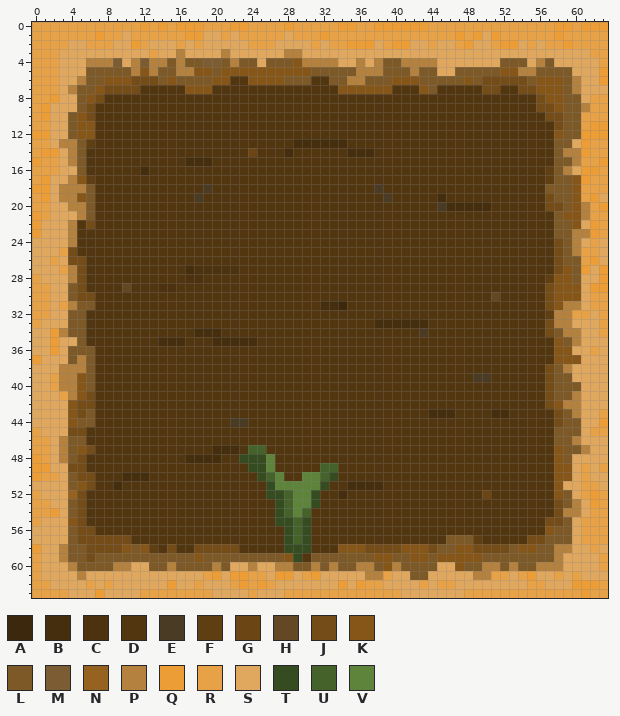
File history of a pixel-art sprite, src/main/resources/static/css/images/cropImages/6969/0.png. The first picture shows the starting point.
The file is 64x64 pixels. Colours within 5 levels of each other are drawn and written as one.
Palette (. is transparent): A #3c280c  B #452e0d  C #4c320f  D #523610  E #4a3b25  F #5f3e12  G #6b4514  H #644825  J #744c18  K #865618  L #7e5928  M #7c5c32  N #96621f  P #b5813e  Q #ec9d35  R #e7a146  S #e0a85f  T #354c20  U #45622b  V #5d843a
Pixels before (only the part around the change), first column x 16:
36 DDDDDDDDDDDDDDDDDDDDDDDDDDDDDDD
37 DDDDDDDDDDDDDDDDDDDDDDDDDDDDDDD
38 DDDDDDDDDDDDDDDDDDDDDDDDDDDDDDD
39 DDDDDDDDDDDDDDDDDDDDDDDDDDDDDDD
40 DDDDDDDDDDDDDDDDDDDDDDDDDDDDDDD
41 DDDDDDDDDDDDDDDDDDDDDDDDDDDDDDD
42 DDDDDDDDDDDDDDDDDDDDDDDDDDDDDDD
43 DDDDDDDDDDDDDDDDDDDDDDDDDDDDBBB
44 DDDDDDEEDDDDDDDDDDDDDDDDDDDDDDD
45 DDDDDDDDDDDDDDDDDDDDDDDDDDDDDDD
46 DDDDDDDDDDDDDDDDDDDDDDDDDDDDDDD
47 DDDDBBBDUUDDDDDDDDDDDDDDDDDDDDD
48 DBBBBDDTTTVDDDDDDDDDDDDDDDDDDDD
49 DDDDDDDDTTVDDDDDUUDDDDDDDDDDDDD
50 DDDDDDDDDTUVDDVVUTDDDDDDDDDDDDD
51 DDDDDDDDDDTVVVVVTDDBBBBDDDDDDDD
52 DDDDDDDDDDTTUVVTDDBDDDDDDDDDDDD
53 DDDDDDDDDDDTUVVTDDDDDDDDDDDDDDD
54 DDDDDDDDDDDTUVUDDDDDDDDDDDDDDDD
55 DDDDDDDDDDDTTUTDDDDDDDDDDDDDDDD
56 DDDDDDDDDDDDTUTDDDDDDDDDDDDDDDD
57 DDDDDDDDDDDDTUTDDDDDDDDDDDDDDDL
58 DDJJJJJDDDDDTTTDDDKKKJJJJKKKJLL
59 LLKLLLLLLLLLKTDLLLLLLLKKLLKKLKK
60 LLLLPLSSPSSPPLLPLPLLPPLKPLLLLSS
61 SSSRQSQQRRSQQSRQSSSSSPPRSSLLSSS
62 SSRSSSRQRQRSSSSSSSQSQRRSSSSRSRR
63 RRRRSSSSRSSSRRRRRRRRRRRRRSSSSSS
And afterwards:
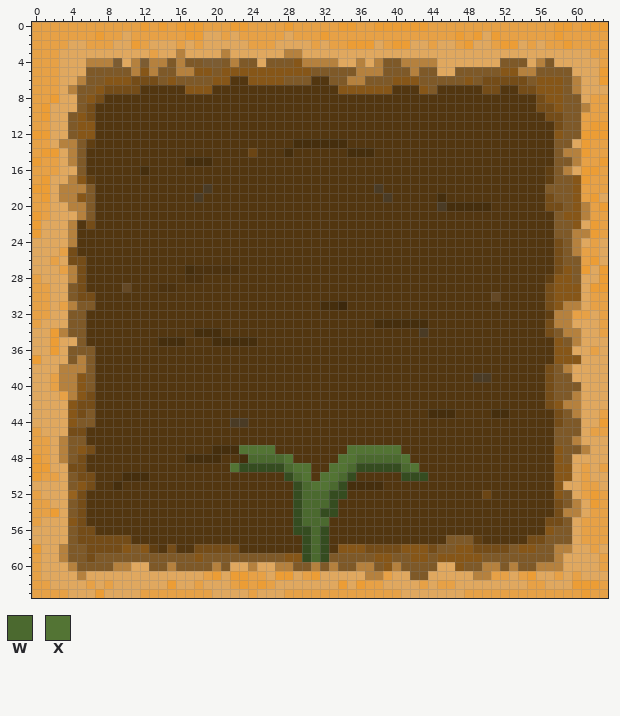
Colours new in this view: W #4b692f  X #537434
The exact change:
The author changed colour T to colour B in row 48 at x 23.
The author changed colour T to colour D in row 50 at x 25; in row 51 at x 26; in row 52 at x 26 to 27; in rows 53 to 54 at x 27; in row 55 at x 27 to 28; in rows 56 to 57 at x 28.
The author changed colour T to colour D in row 58 at x 28 to 29.
The author changed colour U to colour D in row 49 at x 32; in row 50 at x 26; in rows 52 to 54 at x 28; in row 57 at x 29.
The author changed colour V to colour D in row 50 at x 27 and 31; in row 51 at x 27 to 28.
The author changed colour T to colour K in row 59 at x 29.
The author changed colour B to colour T in row 52 at x 34.
The author changed colour D to colour T in row 49 at x 23, 27 and 36 to 40; in row 50 at x 28, 35 and 41 to 43; in row 51 at x 34; in rows 52 to 53 at x 33; in row 54 at x 32 to 33; in rows 56 to 58 at x 32.
The author changed colour D to colour T in row 59 at x 30.
The author changed colour L to colour T in row 59 at x 32.
The author changed colour U to colour T in rows 55 to 56 at x 29.
The author changed colour V to colour T in row 49 at x 26; in rows 51 to 54 at x 29.
The author changed colour D to colour W in row 48 at x 27 and 36 to 40; in row 49 at x 28, 35 and 41; in row 50 at x 29 and 34; in row 51 at x 33; in rows 52 to 53 at x 32; in row 54 at x 31.
The author changed colour D to colour W in row 55 at x 31 to 32; in rows 56 to 58 at x 31.
The author changed colour L to colour W in row 59 at x 31.
The author changed colour T to colour W in row 48 at x 24 to 25; in rows 52 to 53 at x 31; in row 55 at x 30.
The author changed colour U to colour W in row 54 at x 30.
The author changed colour V to colour W in row 48 at x 26; in rows 51 to 53 at x 30.
The author changed colour D to colour X in row 47 at x 23, 26 and 35 to 40; in row 48 at x 28, 34 to 35 and 41; in row 49 at x 22, 29 to 30, 34 and 42.
The author changed colour T to colour X in row 50 at x 33; in row 51 at x 32.
The author changed colour U to colour X in row 47 at x 24 to 25; in row 49 at x 33; in row 50 at x 32.
The author changed colour V to colour X in row 50 at x 30; in row 51 at x 31.
Boxes around the changes in both pictures, in picture pixels (x1, y1, x2, y2):
changed: (230, 445, 428, 562)
